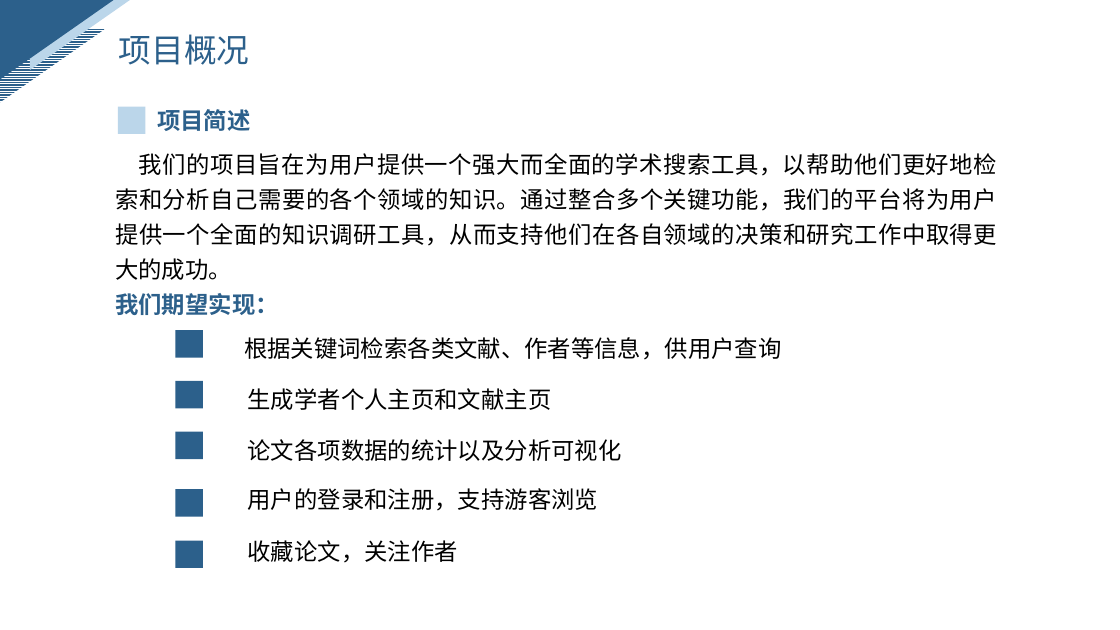
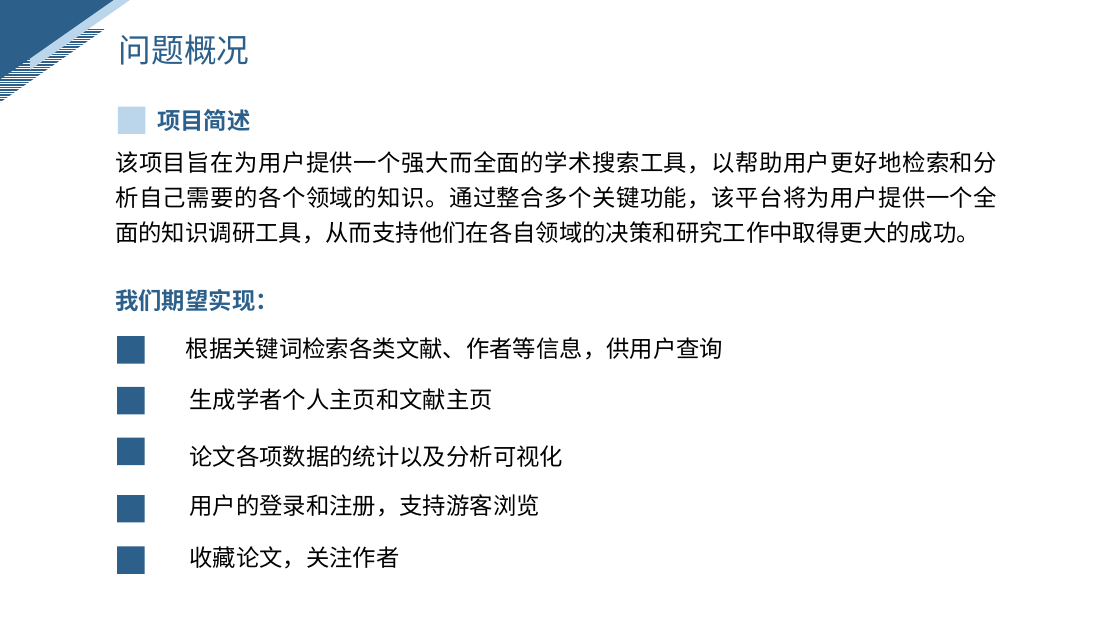
Before and after one commit to ZhangYHe/BIT-2023-ZYGC, a slide deck: slide 4 of doc/问题陈述.pptx. Drawn at 1120x630 pixels with LibreOffice and Linux fonts; fonts in the diff are those of the drawing. Boxes give left, top, right and bottom in pixels: in the first picture for what was removed or moved away, otherwise in the second. Text is boxed around its words. In the diff, an @@ line names an element or a change of style, - is before the commit and + after.

```diff
--- a/doc/问题陈述.pptx
+++ b/doc/问题陈述.pptx
@@ text at (x1=119, y1=34, x2=250, y2=65): text changed @@
-项目概况
+问题概况
@@ text at (x1=115, y1=151, x2=997, y2=244): text changed @@
-我们的项目旨在为用户提供一个强大而全面的学术搜索工具，以帮助他们更好地检索和分析自己需要的各个领域的知识。通过整合多个关键功能，我们的平台将为用户提供一个全面的知识调研工具，从而支持他们在各自领域的决策和研究工作中取得更大的成功。
-我们期望实现：
+该项目旨在为用户提供一个强大而全面的学术搜索工具，以帮助用户更好地检索和分析自己需要的各个领域的知识。通过整合多个关键功能，该平台将为用户提供一个全面的知识调研工具，从而支持他们在各自领域的决策和研究工作中取得更大的成功。
@@ text added at (x1=115, y1=289, x2=279, y2=311), 20 pt, text #2C608B, bold @@
+我们期望实现：
@@ text "根据关键词检索各类文献、作者等信息，供用户查询" moved from (x1=244, y1=337, x2=782, y2=360) to (x1=186, y1=337, x2=724, y2=360) @@
@@ text "生成学者个人主页和文献主页" moved from (x1=248, y1=388, x2=552, y2=410) to (x1=189, y1=388, x2=493, y2=410) @@
@@ 5 rectangles, 3 texts moved together from (x1=176, y1=330, x2=622, y2=568) to (x1=118, y1=336, x2=563, y2=575) @@
```
Also in this commit, not shown: 6 other slides changed, 8 slides added.
